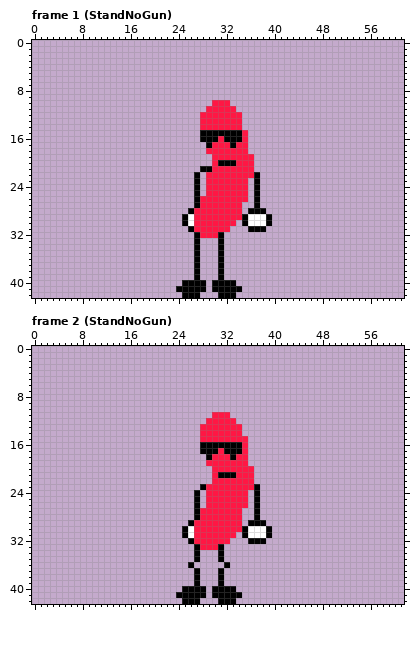
A pixel-art file gets an edit: assets/art/hotdog/hotdog.aseprite. This is how it looked before the edit.
62x43 pixels, 33 frames. Shown: frame 1 (StandNoGun), frame 2 (StandNoGun). The commit also changed other frames, which this record leaves out.
The same view after the edit:
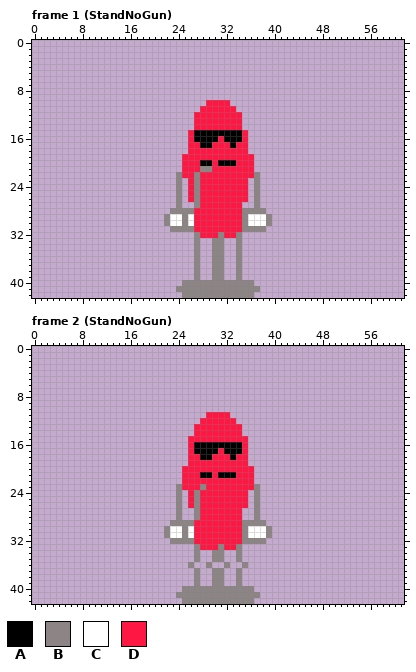
Palette (. is transparent): A #000000  B #8d8585  C #ffffff  D #ff1744
Message: Hotdog arms and legs lighter
Changes in this commit:
layer "Right" now shown
Frame 1 (StandNoGun), layers "Left", "Right":
The author put colour A in rows 15 to 16 at x 27; in row 17 at x 28; in row 20 at x 28 to 29.
The author put colour B in rows 22 to 27 at x 24; in row 28 at x 23 to 25 and 35; in rows 29 to 30 at x 22; in row 31 at x 23 to 25 and 35; in row 32 at x 34; in rows 33 to 39 at x 30 and 34.
The author put colour B in row 40 at x 29 and 34 to 36; in row 41 at x 29 and 35 to 37; in row 42 at x 28 to 30 and 34 to 36.
Colour A becomes colour B in row 21 at x 28 to 29; in rows 22 to 27 at x 27 and 37; in row 28 at x 26 and 36 to 38; in rows 29 to 30 at x 25, 35 and 39; in row 31 at x 26 and 36 to 38; in rows 32 to 39 at x 27 and 31.
Colour A becomes colour B in row 40 at x 25 to 28 and 30 to 33; in row 41 at x 24 to 28 and 30 to 34; in row 42 at x 25 to 27 and 31 to 33.
The author put colour C in rows 29 to 30 at x 23 to 24.
The author put colour D in row 10 at x 29; in row 11 at x 28; in rows 12 to 14 at x 27; in rows 15 to 16 at x 26; in row 17 at x 26 to 27; in row 18 at x 26 to 28.
The author put colour D in row 19 at x 25 to 29; in rows 20 to 21 at x 25 to 27; in row 22 at x 25 to 26 and 28; in rows 23 to 25 at x 26 and 28; in row 26 at x 26; in row 30 at x 34.
The author put colour D in row 31 at x 33 to 34; in row 32 at x 32 to 33.
Frame 2 (StandNoGun), layers "Left", "Right":
The author put colour A in rows 16 to 17 at x 27; in row 18 at x 28; in row 21 at x 28 to 29.
The author put colour B in rows 23 to 28 at x 24; in row 29 at x 23 to 25 and 35; in rows 30 to 31 at x 22; in row 32 at x 23 to 25 and 35; in row 33 at x 34; in rows 34 to 35 at x 30 and 34.
The author put colour B in row 36 at x 29 and 35; in rows 37 to 39 at x 30 and 34; in row 40 at x 29 and 34 to 36; in row 41 at x 29 and 35 to 37; in row 42 at x 28 to 30 and 34 to 36.
Colour A becomes colour B in row 23 at x 28 and 37; in rows 24 to 28 at x 27 and 37; in row 29 at x 26 and 36 to 38; in rows 30 to 31 at x 25, 35 and 39; in row 32 at x 26 and 36 to 38; in rows 33 to 35 at x 27 and 31.
Colour A becomes colour B in row 36 at x 26 and 32; in rows 37 to 39 at x 27 and 31; in row 40 at x 25 to 28 and 30 to 33; in row 41 at x 24 to 28 and 30 to 34; in row 42 at x 25 to 27 and 31 to 33.
The author put colour C in rows 30 to 31 at x 23 to 24.
The author put colour D in row 11 at x 29; in row 12 at x 28; in rows 13 to 14 at x 27; in row 15 at x 26 to 27; in rows 16 to 17 at x 26; in row 18 at x 26 to 27.
The author put colour D in row 19 at x 26 to 28; in row 20 at x 25 to 29; in row 21 at x 25 to 27; in row 22 at x 25 to 29; in row 23 at x 25 to 27; in rows 24 to 26 at x 26 and 28.
The author put colour D in row 31 at x 34; in row 32 at x 33 to 34; in row 33 at x 32 to 33.
Boxes around the changes in both pictures, in picture pixels (x1, y1, x2, y2):
changed: (164, 100, 272, 298)
changed: (164, 412, 272, 604)
